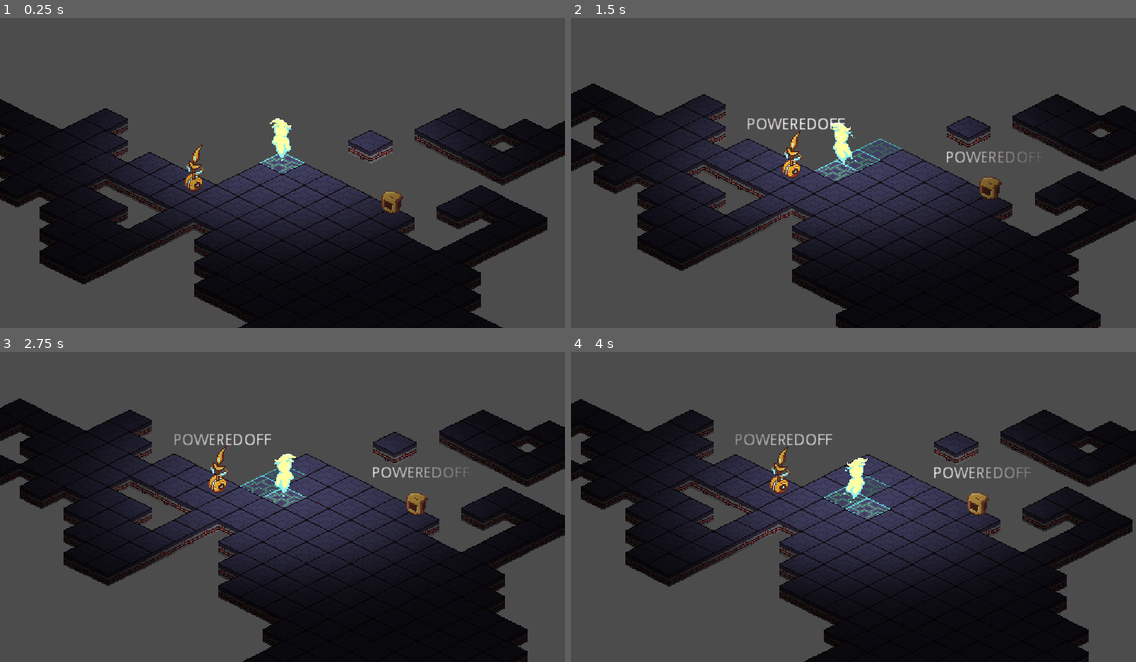
Above: before the commit, frames 1-4 (two rows, left to right).
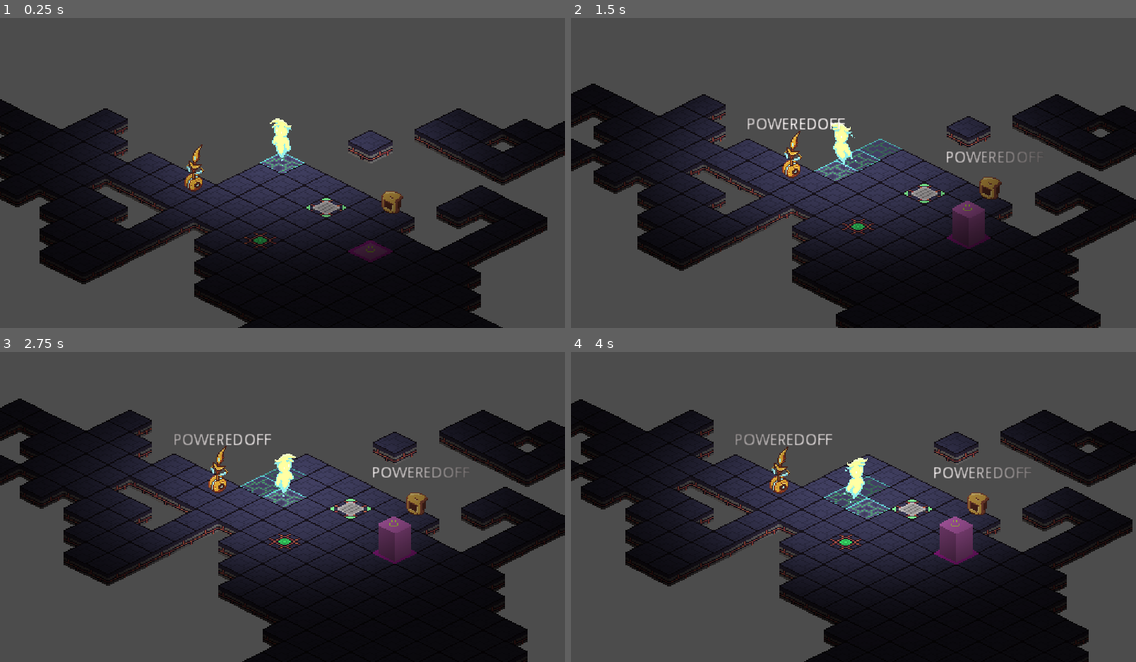
Above: after the commit, the same moments.

Repository: best-godot-team-ever/GoGodotJam
Game: Godot game, scene res://src/Levels/TestLevel.tscn
The game is run twice, just before and just after one commit, with the same random seed, the same clock (stepped at 60 frames per second) and the same inputs.
Inputs (mouse positions are in pixels of both pictures, inside the frame that each line leads up to):
- Up to frame 1 (0.25 s): no input
- Up to frame 2 (1.5 s): tap Enter at 0.5 s; move the mouse to (977, 145) at 0.52 s; tap Down (aim_down) at 0.6 s; move the mouse to (740, 179) at 1.27 s; hold S from 1.28 s (still down); tap Left (aim_left) at 1.35 s
- Up to frame 3 (2.75 s): move the mouse to (339, 423) at 2.02 s; release S at 2.03 s; tap D (aim_right) at 2.1 s
- Up to frame 4 (4 s): move the mouse to (825, 562) at 2.77 s; tap W (aim_up) at 2.85 s; move the mouse to (1023, 547) at 3.52 s; hold S from 3.53 s (still down); click (1023, 547) at 3.6 s

The runs differ from the first frame. In frame 1, 0.6% of the frame differs, in the area x 43-70%, y 58-79%; in frame 2, 1.0%; in frame 3, 1.1%; in frame 4, 1.2%, in the area x 45-73%, y 47-69%.

Commit message:
fixed the machines

Diff:
--- a/src/Levels/TestLevel.tscn
+++ b/src/Levels/TestLevel.tscn
@@ -12,6 +12,9 @@
 [ext_resource path="res://src/Entity/Player/Player.tscn" type="PackedScene" id=10]
 [ext_resource path="res://src/Managers/BoardManager/Grid/BlockingGrid.gd" type="Script" id=11]
 [ext_resource path="res://src/Managers/BoardManager/Grid/ObjectGrid/MachineGrid.gd" type="Script" id=12]
+[ext_resource path="res://src/Machines_and_Triggers/Triggers/PlateTrigger.tscn" type="PackedScene" id=13]
+[ext_resource path="res://src/Machines_and_Triggers/Triggers/EnergyTrigger.tscn" type="PackedScene" id=14]
+[ext_resource path="res://src/Machines_and_Triggers/Machines/Door.tscn" type="PackedScene" id=15]
 
 [node name="TestLevel" type="Node2D"]
 script = ExtResource( 9 )
@@ -58,7 +61,7 @@
 [node name="Entities" type="YSort" parent="."]
 
 [node name="Leecher" parent="Entities" instance=ExtResource( 4 )]
-position = Vector2( 101, 60 )
+position = Vector2( 102, 58 )
 
 [node name="Grabber" parent="Entities" instance=ExtResource( 3 )]
 position = Vector2( -80, 28 )
@@ -67,3 +70,18 @@
 position = Vector2( 1, 8 )
 
 [node name="Machines" type="YSort" parent="."]
+
+[node name="Door" parent="Machines" instance=ExtResource( 15 )]
+position = Vector2( 82, 90 )
+
+[node name="EnergyTrigger" parent="Machines" instance=ExtResource( 14 )]
+position = Vector2( -20, 80 )
+machine_type = 3
+_link_with_machines = [ NodePath("../Door") ]
+_energy_trigger = 3
+
+[node name="PlateTrigger" parent="Machines" instance=ExtResource( 13 )]
+position = Vector2( 42, 49 )
+turn_speed = 2
+machine_type = 4
+_link_with_machines = [ NodePath("../Door") ]
--- a/src/Machines_and_Triggers/Machines/Door.gd
+++ b/src/Machines_and_Triggers/Machines/Door.gd
@@ -4,11 +4,16 @@
 
 func start_turn() -> void:
 	match current_state:
-		MachineStates.PoweredOff:
+		MachineStates.Activated:
+			print("i am activated")
 			if opened:
-				_board_manager.set_machine_blocking(_board_manager.add_machine(self, _map_position), true)
+				_board_manager.set_machine_blocking(machine_id, true)
 				opened = false
-		MachineStates.PoweredOn:
+				print ("i closed")
+
+		MachineStates.Deactivated:
+			print ("i am deactivated")
 			if !opened:
-				_board_manager.set_machine_blocking(_board_manager.add_machine(self, _map_position), false)
+				_board_manager.set_machine_blocking(machine_id, false)
 				opened = true
+				print ("i opened")
--- a/src/Machines_and_Triggers/Machines/Door.tscn
+++ b/src/Machines_and_Triggers/Machines/Door.tscn
@@ -28,5 +28,6 @@
 script = ExtResource( 1 )
 
 [node name="AnimatedSprite" type="AnimatedSprite" parent="."]
+position = Vector2( 0, -12 )
 frames = SubResource( 3 )
 animation = "activated"
--- a/src/Machines_and_Triggers/Machines/Machine.gd
+++ b/src/Machines_and_Triggers/Machines/Machine.gd
@@ -5,8 +5,6 @@
 enum Blockers {Door, LaserUp, LaserDown}
 enum MachineStates {Activated, Deactivated}
 
-
-export (String, "Door", "LaserUp", "LaserDown", "EnergyTrigger", "PlateTrigger") var entity_type
 export var turn_speed: int = 0
 export (MachineType) var machine_type
 
@@ -15,11 +13,12 @@
 
 var _board_manager: BoardManager
 var _turn_manager: TurnManager
+var machine_id : int
 
 var power_on : bool = false setget set_power_on
 var current_state: int = MachineStates.Deactivated
 var _map_position : Vector2
-var _blockers : Array = ["Door", "LaserUp", "LaserDown"]
+var _blockers : Array = [MachineType.Door, MachineType.LaserUp, MachineType.LaserDown]
 
 
 #func _ready() -> void:
@@ -31,10 +30,12 @@
 func _initialize(board_manager: Node, turn_manager: Node) -> void:
 	_board_manager = board_manager
 	_turn_manager = turn_manager
+	_turn_manager.subscribe_machine(self)
 	_map_position = _board_manager.world_to_map(position)
 	position = _board_manager.map_to_world(_map_position)
-	if entity_type in Blockers:
-		_board_manager.set_machine_blocking(_board_manager.add_machine(self, _map_position), true)
+	machine_id = _board_manager.add_machine(self, _map_position)
+	if machine_type in _blockers:
+		_board_manager.set_machine_blocking(machine_id, true)
 
 func start_turn() -> void:
 	pass
--- a/src/Machines_and_Triggers/Triggers/PlateTrigger.gd
+++ b/src/Machines_and_Triggers/Triggers/PlateTrigger.gd
@@ -5,7 +5,7 @@
 
 
 func start_turn() -> void:
-	_is_occupied = _board_manager.is_occupied(_board_manager.world_to_map(position))
+	_is_occupied = _board_manager.get_cell(_board_manager.world_to_map(position)).is_blocked
 	match _is_occupied:
 		true:
 			power_up_machines()
--- a/src/Machines_and_Triggers/Triggers/Trigger.gd
+++ b/src/Machines_and_Triggers/Triggers/Trigger.gd
@@ -1,15 +1,21 @@
 extends Machines
 class_name Trigger
 
-export (Array, PackedScene) var _link_with_machines
+export (Array, NodePath) var _link_with_machines
+
+var machine_list : Array
+
+func _ready() -> void:
+	for machine_path in _link_with_machines:
+		machine_list.append(get_node(machine_path))
 
 func start_turn() -> void:
 	pass
 
 func power_up_machines() -> void:
-	for machine in _link_with_machines:
+	for machine in  machine_list:
 		machine.set_power_on(true)
 
 func shut_down_machines() -> void:
-	for machine in _link_with_machines:
+	for machine in machine_list:
 		machine.set_power_on(false)
Not shown: 1 places in src/Levels/TestLevel.tscn that only renumber resources
